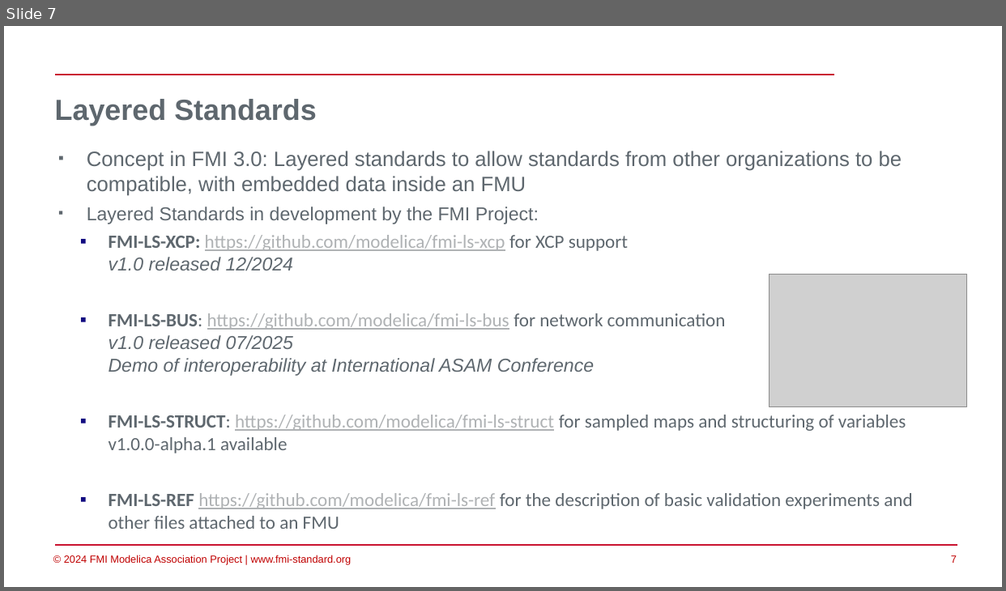
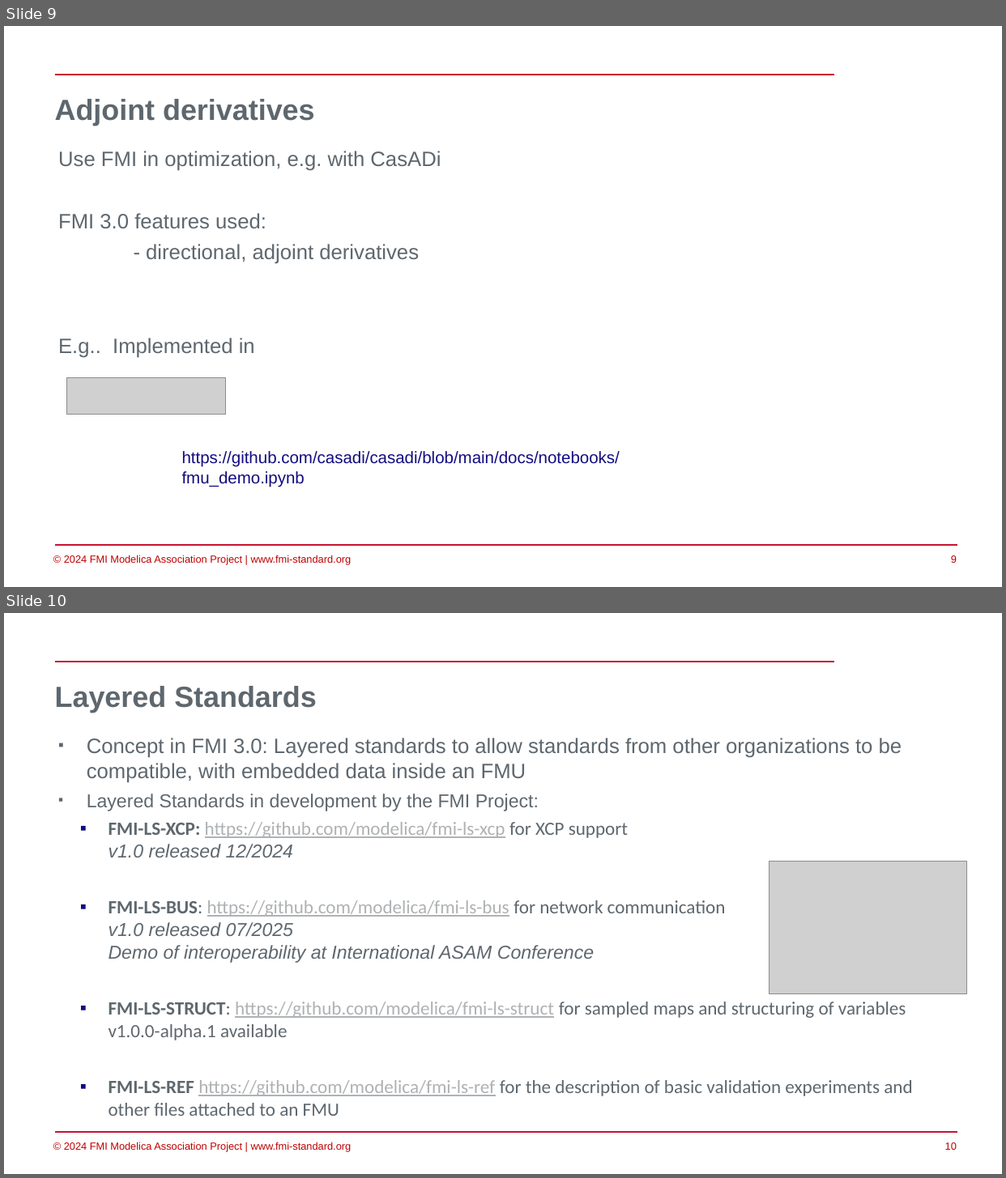
Before and after one commit to modelica/fmi-beginners-tutorial-2025, a slide deck: part4/FMI-overall.pptx. Shown one above the other, each under a label of ours: slide 7 before the commit, slides 9 and 10 after it. The pictures are 1006x591 and 1006x1178 pixels, drawn with LibreOffice and Linux fonts; fonts in the diff are those of the drawing; grey boxes stand for pictures; background and template pictures are left out. Boxes give left, top, right and bottom in pixels: in the first picture for what was removed or moved away, otherwise in the second. Text is boxed around its words. In the diff, an @@ line names an element or a change of style, - is before the commit and + after.

Commit message:
improve part 4 w.r.t. FMI 3.0 features

```diff
--- a/part4/FMI-overall.pptx
+++ b/part4/FMI-overall.pptx
@@ slide 9 added at (4,26,1002,587), background #FFFFFF; not listed: 4 template elements that a slide beside it also shows @@
@@ title added at (55,99,315,125), 28 pt, text #5E676E, bold @@
+Adjoint derivatives
@@ text added at (58,151,441,358), 20 pt, text #5E676E @@
+Use FMI in optimization, e.g. with CasADi
+FMI 3.0 features used:
+- directional, adjoint derivatives
+E.g.. Implemented in
@@ picture added at (67,378,226,414) @@
@@ text added at (182,451,620,488), 16 pt, text #120C80 @@
+https://github.com/casadi/casadi/blob/main/docs/notebooks/fmu_demo.ipynb
@@ what was slide 7 is now slide 10 @@
@@ page number at (945,1143,957,1150): text changed @@
-7
+10
```
Also in this commit, not shown: 3 slides changed, 4 other slides added, 2 slides removed.
